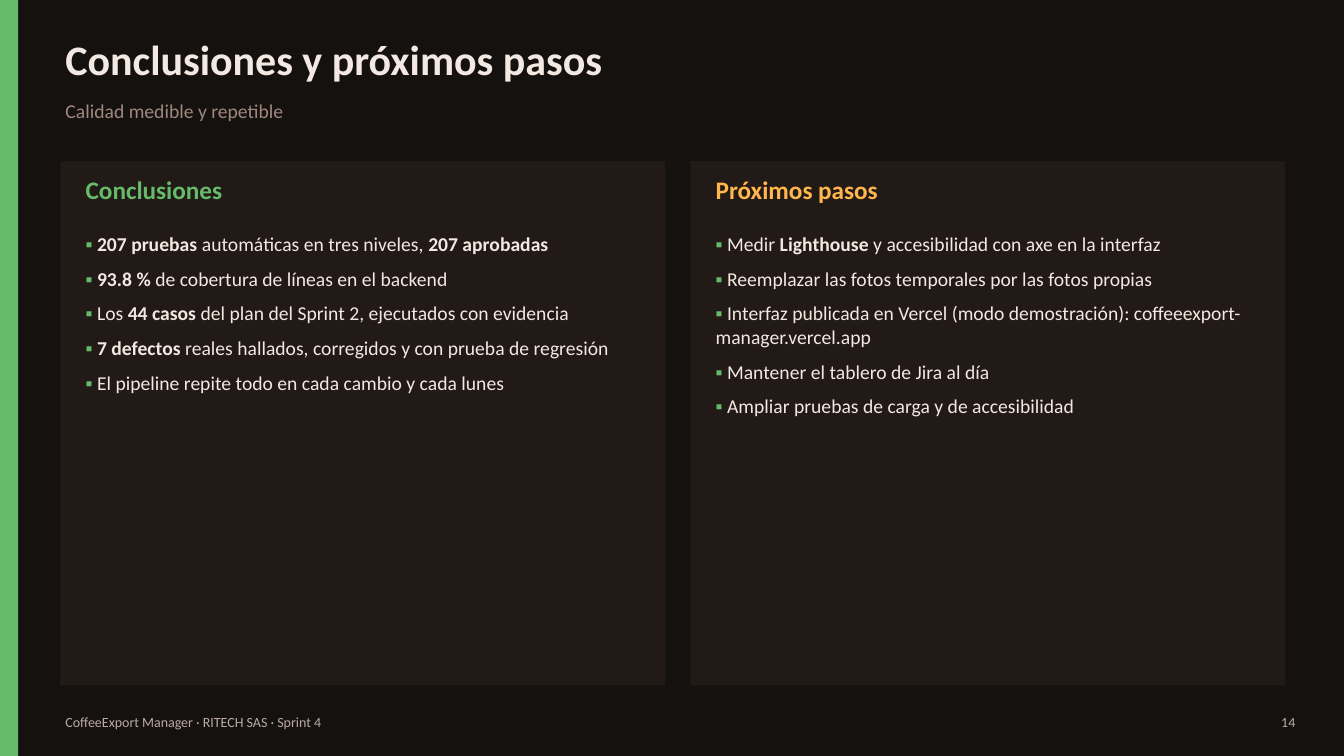
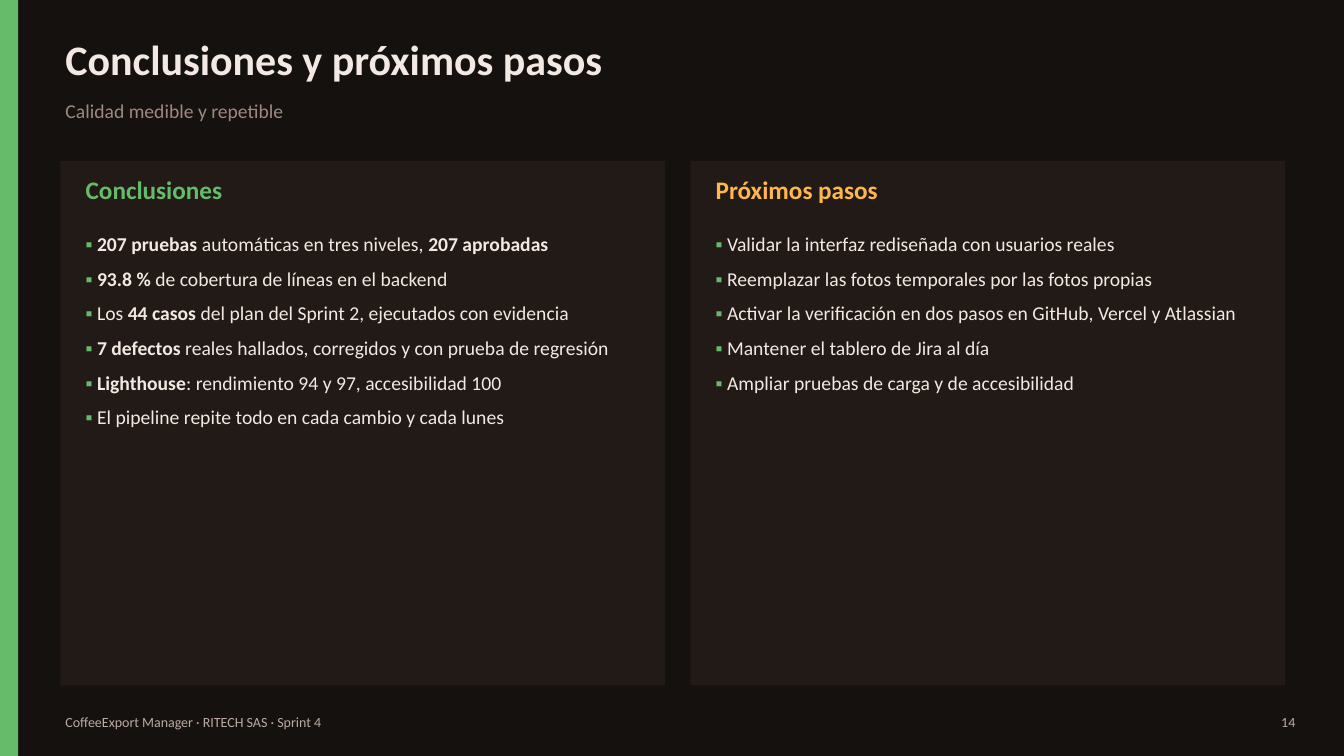
Before and after one commit to MarioZaMu/coffeeexport-manager, a slide deck: slide 14 of docs/sprint4/CoffeeExport_Manager_Sprint4.pptx. Drawn at 1344x756 pixels with LibreOffice and Linux fonts; fonts in the diff are those of the drawing. Boxes give left, top, right and bottom in pixels: in the first picture for what was removed or moved away, otherwise in the second. Text is boxed around its words. In the diff, an @@ line names an element or a change of style, - is before the commit and + after.

Commit message:
Validación por campo, iconos unificados y mejoras de rendimiento (Lighthouse 94 a 100)
- Mensaje bajo cada campo que falla (además del resumen) y aviso al salir de campos obligatorios o de correo
- Landing con Bootstrap Icons, la misma familia que el sistema
- Fotos al tamaño mostrado, portada ligera con precarga, scripts con defer y librerías de PDF y Excel bajo demanda
- main en el login y etiquetas accesibles de las tarjetas
- Lighthouse sobre la web publicada: landing 88 a 94 y sistema 88 a 97 en rendimiento; accesibilidad 100
- 68 de 68 pruebas del frontend aprobadas; informes en docs/sprint4/lighthouse

```diff
--- a/docs/sprint4/CoffeeExport_Manager_Sprint4.pptx
+++ b/docs/sprint4/CoffeeExport_Manager_Sprint4.pptx
@@ text at (727,237,1115,251): text changed @@
-▪ Medir Lighthouse y accesibilidad con axe en la interfaz
+▪ Validar la interfaz rediseñada con usuarios reales
@@ text at (727,306,1236,323): text changed @@
-▪ Interfaz publicada en Vercel (modo demostración): coffeeexport-manager.vercel.app
+▪ Activar la verificación en dos pasos en GitHub, Vercel y Atlassian
@@ text at (97,376,501,394): paragraph added @@
+▪ Lighthouse: rendimiento 94 y 97, accesibilidad 100
```
Also in this commit, not shown: 1 other slide changed, 43 other files.
